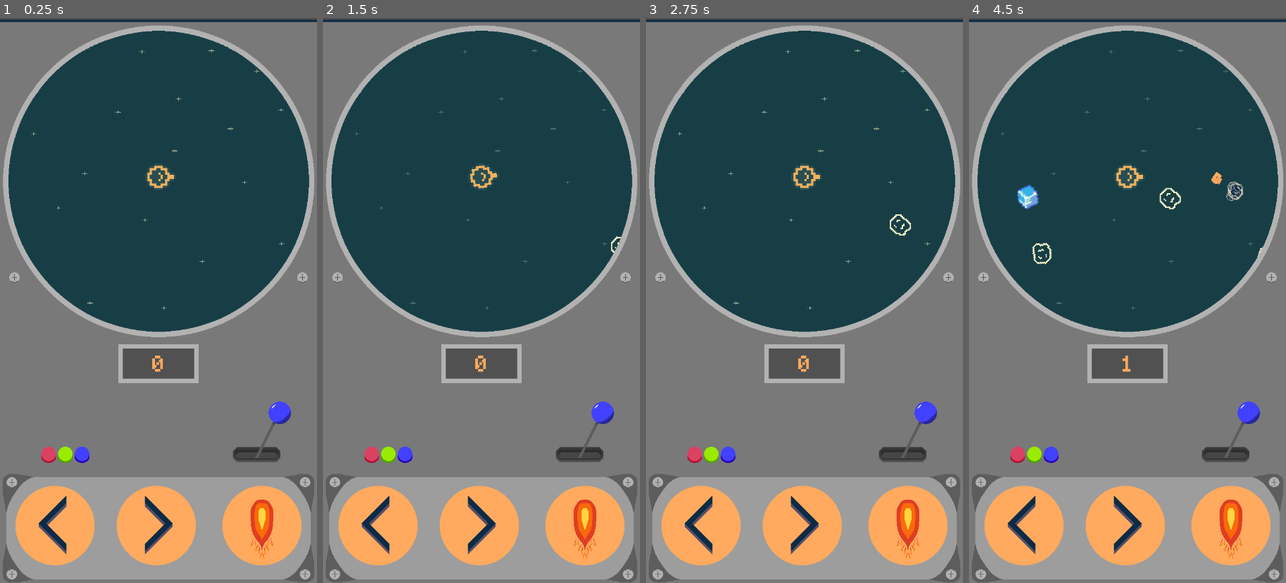
Above: before the commit, frames 1-4 (left to right).
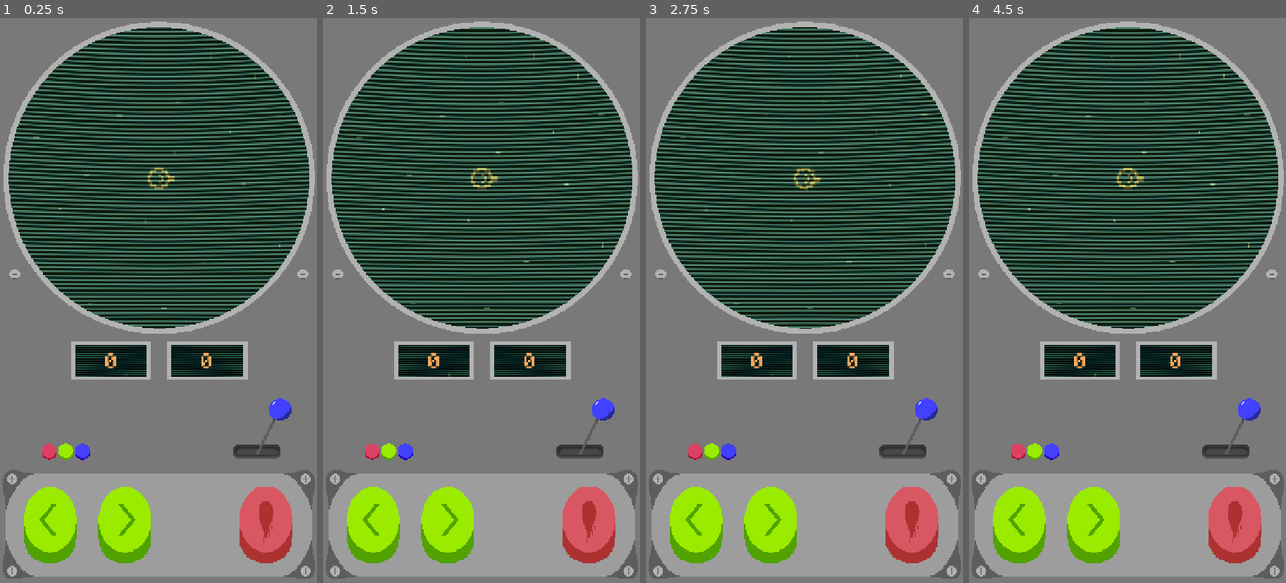
Above: after the commit, the same moments.

Repository: SickShortStick/MiniGames
Game: Godot game, scene res://Scenes/space_scene.tscn
Same seed, same stepped clock (60 frames per second), same inputs: the game is played once before the commit and once after it.
Inputs (mouse positions are in pixels of both pictures, inside the frame that each line leads up to; where the layout moved, square brackets give the same spot in the first picture):
- Up to frame 1 (0.25 s): no input
- Up to frame 2 (1.5 s): click (373, 526) [376, 526] at 0.5 s; click (481, 176) at 1.27 s
- Up to frame 3 (2.75 s): click (769, 526) [801, 526] at 2 s
- Up to frame 4 (4.5 s): click (1235, 526) [1232, 526] at 2.75 s; click (1127, 176) at 3.52 s; click (1127, 176) at 4.27 s

The runs differ from the first frame. In frame 1, 52% of the frame differs, in the area x 0-100%, y 0-100%; in frame 2, 52%; in frame 3, 52%; in frame 4, 52%.

Commit message:
Added effects
new features:
-new button pressed textures
-crt effect for the radar
-retry button
-fixed scaling to the screen/resolution

Diff:
--- /dev/null
+++ b/Scenes/ice_debree.tscn
@@ -0,0 +1,31 @@
+[gd_scene load_steps=4 format=3 uid="uid://3cnf1pdsbqal"]
+
+[ext_resource type="Texture2D" uid="uid://bopc5y6i0uejy" path="res://Assets/Sprites/ice.svg" id="1_d476b"]
+
+[sub_resource type="Curve" id="Curve_s7ykv"]
+_data = [Vector2(0, 1), 0.0, 0.0, 0, 0, Vector2(0.731544, 0.697935), -1.20391, -1.20391, 0, 0, Vector2(1, 0), 0.0, 0.0, 0, 0]
+point_count = 3
+
+[sub_resource type="Gradient" id="Gradient_t1olq"]
+offsets = PackedFloat32Array(0.0163934, 1)
+colors = PackedColorArray(1, 1, 1, 0.682353, 1, 1, 1, 0)
+
+[node name="IceDebree" type="CPUParticles2D"]
+emitting = false
+amount = 12
+texture = ExtResource("1_d476b")
+lifetime = 1.5
+one_shot = true
+explosiveness = 1.0
+randomness = 0.3
+lifetime_randomness = 0.6
+direction = Vector2(0, 0)
+gravity = Vector2(0, 0)
+initial_velocity_min = 50.0
+initial_velocity_max = 180.0
+angle_min = -90.0
+angle_max = 90.0
+scale_amount_min = 0.1
+scale_amount_max = 0.8
+scale_amount_curve = SubResource("Curve_s7ykv")
+color_ramp = SubResource("Gradient_t1olq")
--- a/Scenes/space_scene.tscn
+++ b/Scenes/space_scene.tscn
@@ -6,15 +6,99 @@
 [ext_resource type="Script" uid="uid://dlwdfwtg6e5r6" path="res://Scripts/power_up_spawner.gd" id="4_dxw6d"]
 [ext_resource type="Theme" uid="uid://ojnu4qmpjlkl" path="res://Themes/UI.tres" id="4_vqv81"]
 [ext_resource type="Texture2D" uid="uid://cryn0qcm3ubvn" path="res://Assets/Sprites/BackGround-Sheet.png" id="5_dxw6d"]
-[ext_resource type="Texture2D" uid="uid://cilb0pxekwcni" path="res://Assets/Sprites/Button.svg" id="6_jq4nj"]
+[ext_resource type="Texture2D" uid="uid://bmnyc1h8hv5aa" path="res://Assets/Sprites/RotateButton.png" id="8_1p8fg"]
+[ext_resource type="Texture2D" uid="uid://dm488ah37te80" path="res://Assets/Sprites/ScoreDisplay.png" id="8_2anaj"]
+[ext_resource type="Texture2D" uid="uid://bk15p31qjjjvf" path="res://Assets/Sprites/Radar.png" id="8_7ncqj"]
 [ext_resource type="Texture2D" uid="uid://c6xbv1kl7nbxl" path="res://Assets/Sprites/ShootButton.png" id="8_124nk"]
 [ext_resource type="Texture2D" uid="uid://tyf5t3qnymt2" path="res://Assets/Sprites/ForeGround.png" id="9_hu4ar"]
+[ext_resource type="Shader" uid="uid://ddrqy6juohfnx" path="res://ScreenEffect/crt_effect.gdshader" id="10_1p8fg"]
+[ext_resource type="Texture2D" uid="uid://mvuuy7uldv60" path="res://Assets/Sprites/RetryButton.png" id="10_6es0x"]
 
 [sub_resource type="Curve2D" id="Curve2D_mvba5"]
 _data = {
 "points": PackedVector2Array(0, 0, 0, 0, 0, 0, 0, 0, 0, 0, 0, 720, 0, 0, 0, 0, 720, 720, 0, 0, 0, 0, 720, 0, 0, 0, 0, 0, 0, 0)
 }
 point_count = 5
+
+[sub_resource type="ShaderMaterial" id="ShaderMaterial_1p8fg"]
+shader = ExtResource("10_1p8fg")
+shader_parameter/resolution = Vector2(640, 480)
+shader_parameter/curvature = 0.08
+shader_parameter/vignette_strength = 0.3
+shader_parameter/scan_intensity = 0.3
+shader_parameter/scan_speed = 2.0
+shader_parameter/tint_color = Vector3(0, 1, 0.2)
+shader_parameter/tint_alpha = 0.5
+
+[sub_resource type="QuadMesh" id="QuadMesh_1p8fg"]
+size = Vector2(720, 720)
+center_offset = Vector3(360, 360, 0)
+
+[sub_resource type="ShaderMaterial" id="ShaderMaterial_2anaj"]
+shader = ExtResource("10_1p8fg")
+shader_parameter/resolution = Vector2(720, 720)
+shader_parameter/curvature = 0.045
+shader_parameter/vignette_strength = 0.25
+shader_parameter/scan_intensity = 0.5
+shader_parameter/scan_speed = 2.0
+shader_parameter/tint_color = Vector3(0, 1, 0.2)
+shader_parameter/tint_alpha = 0.2
+
+[sub_resource type="Shader" id="Shader_1p8fg"]
+code = "shader_type canvas_item;
+
+uniform sampler2D SCREEN_TEXTURE : hint_screen_texture;
+uniform vec2 resolution = vec2(162.0, 70.0);
+
+// Curvature & vignette
+uniform float curvature : hint_range(0.0, 0.2) = 0.01;
+uniform float vignette_strength : hint_range(0.0, 1.0) = 0.0;
+
+// Scanlines
+uniform float scan_intensity : hint_range(0.0, 1.0) = 0.0;
+
+// Green tint
+uniform vec3 tint_color = vec3(0.0, 1.0, 0.2);
+// NEW: tint transparency factor (0 = no tint, 1 = full tint)
+uniform float tint_alpha : hint_range(0.0, 1.0) = 0.2;
+
+void fragment() {
+    vec2 uv = SCREEN_UV;
+    vec2 ctr = vec2(0.5);
+    vec2 off = uv - ctr;
+    float dist = length(off);
+    uv += off * dist * curvature;
+
+    vec3 col = texture(SCREEN_TEXTURE, uv).rgb;
+
+    // scanlines
+    float scan = sin(uv.y * resolution.y * PI) * scan_intensity;
+    col -= scan;
+
+    // vignette
+    float vig = smoothstep(0.8, 0.5, dist) * vignette_strength;
+    col *= (1.0 - vig);
+
+    // green tint: blend original and tinted versions based on tint_alpha
+    vec3 tinted = col * tint_color;
+    col = mix(col, tinted, tint_alpha);
+
+    COLOR = vec4(col, 1.0);
+}
+"
+
+[sub_resource type="ShaderMaterial" id="ShaderMaterial_6es0x"]
+shader = SubResource("Shader_1p8fg")
+shader_parameter/resolution = Vector2(640, 480)
+shader_parameter/curvature = 0.08
+shader_parameter/vignette_strength = 0.3
+shader_parameter/scan_intensity = 0.3
+shader_parameter/tint_color = Vector3(0, 1, 0.2)
+shader_parameter/tint_alpha = 0.5
+
+[sub_resource type="QuadMesh" id="QuadMesh_2anaj"]
+size = Vector2(162, 70)
+center_offset = Vector3(360, 360, 0)
 
 [sub_resource type="AtlasTexture" id="AtlasTexture_124nk"]
 atlas = ExtResource("5_dxw6d")
@@ -85,84 +169,177 @@
 rotation = 1.5708
 
 [node name="GUI" type="CanvasLayer" parent="."]
+follow_viewport_enabled = true
+
+[node name="CRTTesting" type="MeshInstance2D" parent="GUI"]
+visible = false
+material = SubResource("ShaderMaterial_1p8fg")
+position = Vector2(949, -223)
+mesh = SubResource("QuadMesh_1p8fg")
+
+[node name="CRT" type="ColorRect" parent="GUI"]
+material = SubResource("ShaderMaterial_2anaj")
+offset_right = 720.0
+offset_bottom = 720.0
+mouse_filter = 1
+
+[node name="ForeGround" type="Sprite2D" parent="GUI"]
+position = Vector2(360, 641)
+texture = ExtResource("9_hu4ar")
 
 [node name="Control" type="Control" parent="GUI"]
 layout_mode = 3
-anchors_preset = 15
-anchor_right = 1.0
-anchor_bottom = 1.0
+anchor_left = 0.514
+anchor_top = 0.502
+anchor_right = 0.514
+anchor_bottom = 0.502
+offset_left = -370.08
+offset_top = -642.56
+offset_right = 349.92
+offset_bottom = 642.44
 grow_horizontal = 2
 grow_vertical = 2
 size_flags_vertical = 3
 mouse_filter = 2
 theme = ExtResource("4_vqv81")
 
-[node name="ScoreLabel" type="Label" parent="GUI/Control"]
-layout_mode = 1
-anchors_preset = 5
-anchor_left = 0.5
-anchor_right = 0.5
-offset_left = -20.0
-offset_top = 756.0
-offset_right = 20.0
-offset_bottom = 823.0
-grow_horizontal = 2
+[node name="OuterCircle" type="Sprite2D" parent="GUI/Control"]
+self_modulate = Color(1, 1, 1, 0)
+position = Vector2(360, 360)
+texture = ExtResource("8_7ncqj")
+
+[node name="InnerCircle" type="Sprite2D" parent="GUI/Control/OuterCircle"]
+self_modulate = Color(0, 0.152941, 0, 0.988235)
+clip_children = 2
+scale = Vector2(1e-05, 1e-05)
+texture = ExtResource("8_7ncqj")
+
+[node name="RetryButtonTexture" type="TextureRect" parent="GUI/Control/OuterCircle/InnerCircle"]
+anchors_preset = 15
+anchor_right = 1.0
+anchor_bottom = 1.0
+offset_left = -60.0
+offset_top = -70.0
+offset_right = -623.0
+offset_bottom = -613.0
+grow_horizontal = 2
+grow_vertical = 2
+pivot_offset = Vector2(60, 70)
+texture = ExtResource("10_6es0x")
+
+[node name="RetryButton" type="Button" parent="GUI/Control/OuterCircle/InnerCircle/RetryButtonTexture"]
+self_modulate = Color(1, 1, 1, 0)
+layout_mode = 1
+anchors_preset = 15
+anchor_right = 1.0
+anchor_bottom = 1.0
+grow_horizontal = 2
+grow_vertical = 2
+
+[node name="HighScoreTextureRect" type="TextureRect" parent="GUI/Control"]
+offset_left = 379.0
+offset_top = 732.0
+offset_right = 561.0
+offset_bottom = 820.0
+texture = ExtResource("8_2anaj")
+
+[node name="HighScoreLabel" type="Label" parent="GUI/Control/HighScoreTextureRect"]
+z_index = 1
+layout_mode = 1
+anchors_preset = 15
+anchor_right = 1.0
+anchor_bottom = 1.0
+offset_left = 9.0
+offset_top = 10.0
+offset_right = -10.0
+offset_bottom = 5.0
+grow_horizontal = 2
+grow_vertical = 2
 text = "0"
 horizontal_alignment = 1
 vertical_alignment = 1
 
+[node name="ScoreCRT" type="MeshInstance2D" parent="GUI/Control/HighScoreTextureRect/HighScoreLabel"]
+z_index = -1
+material = SubResource("ShaderMaterial_6es0x")
+position = Vector2(-278, -326)
+mesh = SubResource("QuadMesh_2anaj")
+
+[node name="ScoreTextureRect" type="TextureRect" parent="GUI/Control"]
+layout_mode = 0
+offset_left = 161.0
+offset_top = 732.0
+offset_right = 343.0
+offset_bottom = 820.0
+texture = ExtResource("8_2anaj")
+
+[node name="ScoreLabel" type="Label" parent="GUI/Control/ScoreTextureRect"]
+z_index = 1
+layout_mode = 1
+anchors_preset = 15
+anchor_right = 1.0
+anchor_bottom = 1.0
+offset_left = 9.0
+offset_top = 10.0
+offset_right = -10.0
+offset_bottom = 5.0
+grow_horizontal = 2
+grow_vertical = 2
+text = "0"
+horizontal_alignment = 1
+vertical_alignment = 1
+
+[node name="ScoreCRT" type="MeshInstance2D" parent="GUI/Control/ScoreTextureRect/ScoreLabel"]
+z_index = -1
+material = SubResource("ShaderMaterial_6es0x")
+position = Vector2(-278, -326)
+mesh = SubResource("QuadMesh_2anaj")
+
 [node name="MarginContainer" type="MarginContainer" parent="GUI/Control"]
 layout_mode = 1
-anchors_preset = 7
-anchor_left = 0.5
-anchor_top = 1.0
-anchor_right = 0.5
-anchor_bottom = 1.0
-offset_left = -365.0
-offset_top = -220.0
-offset_right = 365.0
-offset_bottom = -20.0
-grow_horizontal = 2
-grow_vertical = 0
+offset_left = 13.0
+offset_top = 1032.0
+offset_right = 708.0
+offset_bottom = 1265.0
 
 [node name="BtnGroup" type="HBoxContainer" parent="GUI/Control/MarginContainer"]
 layout_mode = 2
-theme_override_constants/separation = 60
+theme_override_constants/separation = 200
 
 [node name="HBoxContainer" type="HBoxContainer" parent="GUI/Control/MarginContainer/BtnGroup"]
 layout_mode = 2
 theme_override_constants/separation = 50
 
-[node name="TextureRect" type="TextureRect" parent="GUI/Control/MarginContainer/BtnGroup/HBoxContainer"]
-layout_mode = 2
-texture = ExtResource("6_jq4nj")
-
-[node name="LeftBtn" type="Button" parent="GUI/Control/MarginContainer/BtnGroup/HBoxContainer/TextureRect"]
-layout_mode = 1
-anchors_preset = 15
-anchor_right = 1.0
-anchor_bottom = 1.0
-grow_horizontal = 2
-grow_vertical = 2
-
-[node name="TextureRect2" type="TextureRect" parent="GUI/Control/MarginContainer/BtnGroup/HBoxContainer"]
-layout_mode = 2
-texture = ExtResource("6_jq4nj")
+[node name="LeftButtonTexture" type="TextureRect" parent="GUI/Control/MarginContainer/BtnGroup/HBoxContainer"]
+layout_mode = 2
+texture = ExtResource("8_1p8fg")
+
+[node name="LeftBtn" type="Button" parent="GUI/Control/MarginContainer/BtnGroup/HBoxContainer/LeftButtonTexture"]
+layout_mode = 1
+anchors_preset = 15
+anchor_right = 1.0
+anchor_bottom = 1.0
+grow_horizontal = 2
+grow_vertical = 2
+
+[node name="RightButtonTexture" type="TextureRect" parent="GUI/Control/MarginContainer/BtnGroup/HBoxContainer"]
+layout_mode = 2
+texture = ExtResource("8_1p8fg")
 flip_h = true
 
-[node name="RightBtn" type="Button" parent="GUI/Control/MarginContainer/BtnGroup/HBoxContainer/TextureRect2"]
-layout_mode = 1
-anchors_preset = 15
-anchor_right = 1.0
-anchor_bottom = 1.0
-grow_horizontal = 2
-grow_vertical = 2
-
-[node name="TextureRect3" type="TextureRect" parent="GUI/Control/MarginContainer/BtnGroup"]
+[node name="RightBtn" type="Button" parent="GUI/Control/MarginContainer/BtnGroup/HBoxContainer/RightButtonTexture"]
+layout_mode = 1
+anchors_preset = 15
+anchor_right = 1.0
+anchor_bottom = 1.0
+grow_horizontal = 2
+grow_vertical = 2
+
+[node name="ShootButtonTexture" type="TextureRect" parent="GUI/Control/MarginContainer/BtnGroup"]
 layout_mode = 2
 texture = ExtResource("8_124nk")
 
-[node name="ShootButton" type="Button" parent="GUI/Control/MarginContainer/BtnGroup/TextureRect3"]
+[node name="ShootButton" type="Button" parent="GUI/Control/MarginContainer/BtnGroup/ShootButtonTexture"]
 layout_mode = 1
 anchors_preset = 15
 anchor_right = 1.0
@@ -178,17 +355,15 @@
 sprite_frames = SubResource("SpriteFrames_2anaj")
 autoplay = "default"
 
-[node name="ForeGround" type="Sprite2D" parent="."]
-position = Vector2(360, 649.5)
-texture = ExtResource("9_hu4ar")
-
 [node name="Camera2D" type="Camera2D" parent="."]
 position = Vector2(360, 640)
 
 [connection signal="timeout" from="AsteroidSpawner/SpawnerTimer" to="AsteroidSpawner" method="_on_spawner_timer_timeout"]
 [connection signal="timeout" from="PowerUpSpawner/PowerUpTimer" to="PowerUpSpawner" method="_on_power_up_timer_timeout"]
-[connection signal="button_down" from="GUI/Control/MarginContainer/BtnGroup/HBoxContainer/TextureRect/LeftBtn" to="Player" method="_on_left_btn_button_down"]
-[connection signal="button_up" from="GUI/Control/MarginContainer/BtnGroup/HBoxContainer/TextureRect/LeftBtn" to="Player" method="_on_left_btn_button_up"]
-[connection signal="button_down" from="GUI/Control/MarginContainer/BtnGroup/HBoxContainer/TextureRect2/RightBtn" to="Player" method="_on_right_btn_button_down"]
-[connection signal="button_up" from="GUI/Control/MarginContainer/BtnGroup/HBoxContainer/TextureRect2/RightBtn" to="Player" method="_on_right_btn_button_up"]
-[connection signal="pressed" from="GUI/Control/MarginContainer/BtnGroup/TextureRect3/ShootButton" to="Player" method="_on_shoot_button_pressed"]
+[connection signal="pressed" from="GUI/Control/OuterCircle/InnerCircle/RetryButtonTexture/RetryButton" to="." method="_on_retry_button_pressed"]
+[connection signal="button_down" from="GUI/Control/MarginContainer/BtnGroup/HBoxContainer/LeftButtonTexture/LeftBtn" to="Player" method="_on_left_btn_button_down"]
+[connection signal="button_up" from="GUI/Control/MarginContainer/BtnGroup/HBoxContainer/LeftButtonTexture/LeftBtn" to="Player" method="_on_left_btn_button_up"]
+[connection signal="button_down" from="GUI/Control/MarginContainer/BtnGroup/HBoxContainer/RightButtonTexture/RightBtn" to="Player" method="_on_right_btn_button_down"]
+[connection signal="button_up" from="GUI/Control/MarginContainer/BtnGroup/HBoxContainer/RightButtonTexture/RightBtn" to="Player" method="_on_right_btn_button_up"]
+[connection signal="button_up" from="GUI/Control/MarginContainer/BtnGroup/ShootButtonTexture/ShootButton" to="Player" method="_on_shoot_button_button_up"]
+[connection signal="pressed" from="GUI/Control/MarginContainer/BtnGroup/ShootButtonTexture/ShootButton" to="Player" method="_on_shoot_button_pressed"]
--- /dev/null
+++ b/ScreenEffect/crt_effect.gdshader
@@ -0,0 +1,41 @@
+shader_type canvas_item;
+
+uniform sampler2D SCREEN_TEXTURE : hint_screen_texture;
+uniform vec2 resolution = vec2(720.0, 720.0);
+
+// Curvature & vignette
+uniform float curvature : hint_range(0.0, 0.2) = 0.04;
+uniform float vignette_strength : hint_range(0.0, 1.0) = 0.2;
+
+// Scanlines
+uniform float scan_intensity : hint_range(0.0, 1.0) = 0.1;
+// NEW: scanline speed (how fast lines move)
+uniform float scan_speed : hint_range(0.0, 20.0) = 2.0;
+
+// Green tint
+uniform vec3 tint_color = vec3(0.0, 0.5, 0.2);
+uniform float tint_alpha : hint_range(0.0, 1.0) = 0.2;
+
+void fragment() {
+    vec2 uv = SCREEN_UV;
+    vec2 ctr = vec2(0.5);
+    vec2 off = uv - ctr;
+    float dist = length(off);
+    uv += off * dist * curvature;
+
+    vec3 col = texture(SCREEN_TEXTURE, uv).rgb;
+
+    // Moving scanlines: animate with TIME
+    float scan = sin((uv.y * resolution.y + TIME * scan_speed) * PI) * scan_intensity;
+    col -= scan;
+
+    // Vignette
+    float vig = smoothstep(0.8, 0.5, dist) * vignette_strength;
+    col *= (1.0 - vig);
+
+    // Green tint blending
+    vec3 tinted = col * tint_color;
+    col = mix(col, tinted, tint_alpha);
+
+    COLOR = vec4(col, 1.0);
+}
--- /dev/null
+++ b/ScreenEffect/game_over_crt_effect.gdshader
@@ -0,0 +1,44 @@
+shader_type canvas_item;
+
+uniform sampler2D SCREEN_TEXTURE : hint_screen_texture;
+uniform vec2 resolution = vec2(720.0, 720.0);
+
+// Curvature
+uniform float curvature : hint_range(0.0, 0.2) = 0.08;
+// Vignette
+uniform float vignette_strength : hint_range(0.0, 1.0) = 0.5;
+// Scanlines
+uniform float scan_intensity : hint_range(0.0, 1.0) = 0.3;
+// Blackout
+uniform float blackout_alpha : hint_range(0.0, 1.0) = 1.0;
+
+void fragment() {
+    vec2 uv = SCREEN_UV;
+    vec2 ctr = vec2(0.5);
+    vec2 off = uv - ctr;
+    float dist = length(off);
+
+    // Curvature warp
+    uv += off * dist * curvature;
+
+    // Only sample if inside screen bounds post-curvature
+    bool on_screen = uv.x >= 0.0 && uv.x <= 1.0 && uv.y >= 0.0 && uv.y <= 1.0;
+
+    vec3 col = vec3(0.0);
+    if (on_screen) {
+        col = texture(SCREEN_TEXTURE, uv).rgb;
+
+        // Scanlines
+        float scan = sin(uv.y * resolution.y * PI) * scan_intensity;
+        col -= scan;
+
+        // Vignette
+        float vig = smoothstep(0.8, 0.0, dist);
+        col *= mix(1.0, vig, vignette_strength);
+    }
+
+    // Blend toward black based on blackout_alpha
+    col = mix(col, vec3(0.0), blackout_alpha);
+
+    COLOR = vec4(col, 1.0);
+}
--- a/Scripts/bullet.gd
+++ b/Scripts/bullet.gd
@@ -14,6 +14,7 @@
 		get_parent().spawn_debree(asteroid_position, position, position.direction_to(asteroid_position))
 	elif movement and movement.get_collider():
 		movement.get_collider().queue_free()
+		get_parent().spawn_ice_debree(movement.get_collider().position, position.direction_to(movement.get_collider().position))
 		for asteroid in get_tree().get_nodes_in_group("Asteroids"):
 			asteroid.freeze()
 		await get_tree().create_timer(2.0).timeout
--- a/Scripts/player.gd
+++ b/Scripts/player.gd
@@ -6,7 +6,14 @@
 @export var BULLET_SCENE : PackedScene
 @onready var bullet_position: Node2D = $BulletPosition
 @onready var animated_sprite_2d: AnimatedSprite2D = $AnimatedSprite2D
+const PRESSED_ROTATE_BUTTON = preload("res://Assets/Sprites/PressedRotateButton.png")
+const ROTATE_BUTTON = preload("res://Assets/Sprites/RotateButton.png")
+const SHOOT_BUTTON_PRESSED = preload("res://Assets/Sprites/ShootButtonPressed.png")
+const SHOOT_BUTTON = preload("res://Assets/Sprites/ShootButton.png")
 
+@onready var left_button_texture: TextureRect = $"../GUI/Control/MarginContainer/BtnGroup/HBoxContainer/LeftButtonTexture"
+@onready var right_button_texture: TextureRect = $"../GUI/Control/MarginContainer/BtnGroup/HBoxContainer/RightButtonTexture"
+@onready var shoot_button_texture: TextureRect = $"../GUI/Control/MarginContainer/BtnGroup/ShootButtonTexture"
 
 var health = 3
 var rotation_direction = 0
@@ -29,28 +36,31 @@
 	animated_sprite_2d.frame += 1
 
 
-func lose():
-	Engine.time_scale = 0
-
-
 func _on_right_btn_button_up() -> void:
 	rotation_direction = 0
+	right_button_texture.texture = ROTATE_BUTTON
 
 
 func _on_left_btn_button_up() -> void:
 	rotation_direction = 0
+	left_button_texture.texture = ROTATE_BUTTON
 
 
 func _on_left_btn_button_down() -> void:
 	rotation_direction = -1
+	left_button_texture.texture = PRESSED_ROTATE_BUTTON
 
 
 func _on_right_btn_button_down() -> void:
 	rotation_direction = 1
+	right_button_texture.texture = PRESSED_ROTATE_BUTTON
 
 
 func _on_shoot_button_pressed() -> void:
+	shoot_button_texture.texture = SHOOT_BUTTON_PRESSED
 	shoot()
+	await get_tree().create_timer(0.2).timeout
+	shoot_button_texture.texture = SHOOT_BUTTON
 
 
 func _on_body_entered(body: Node2D) -> void:
@@ -58,4 +68,8 @@
 		body.queue_free()
 		take_damage()
 		if health == 0:
-			lose()
+			get_parent().lose()
+
+
+func _on_shoot_button_button_up() -> void:
+	print('ummmm')
--- a/Scripts/space_scene.gd
+++ b/Scripts/space_scene.gd
@@ -2,20 +2,34 @@
 
 
 var score = 0
-@onready var score_label: Label = $GUI/Control/ScoreLabel
+@onready var score_label: Label = $GUI/Control/ScoreTextureRect/ScoreLabel
+
 const DEBREE = preload("res://Scenes/debree.tscn")
 const BULLET_DEBREE = preload("res://Scenes/bullet_debree.tscn")
+const ICE_DEBREE = preload("res://Scenes/ice_debree.tscn")
 
 @onready var cam = $Camera2D
 @onready var screen_size = get_viewport().size
 @onready var top_edge = cam.global_position.y - screen_size.y * 0.5 * cam.zoom.y
 @onready var left_edge = cam.global_position.x - screen_size.x * 0.5 * cam.zoom.x
+@onready var inner_circle: Sprite2D = $GUI/Control/OuterCircle/InnerCircle
+@onready var retry_button_texture: TextureRect = $GUI/Control/OuterCircle/InnerCircle/RetryButtonTexture
 
+const CRT_EFFECT = preload("res://ScreenEffect/crt_effect.gdshader")
+const GAME_OVER_CRT_EFFECT = preload("res://ScreenEffect/game_over_crt_effect.gdshader")
 
+@onready var crt: ColorRect = $GUI/CRT
 
 func scored():
 	score += 1
 	score_label.set_text(str(score))
+
+
+func lose():
+	crt.material.shader = GAME_OVER_CRT_EFFECT
+	var inner_tween = get_tree().create_tween()
+	inner_tween.tween_property(inner_circle, "scale", Vector2(1, 1), 1)
+	retry_button_texture.show()
 
 
 func spawn_debree(asteroid_debree_spawn_position: Vector2, bullet_debree_spawn_position: Vector2, direction: Vector2):
@@ -32,3 +46,18 @@
 	await debree.finished and bullet_debree.finished
 	debree.queue_free()
 	bullet_debree.queue_free()
+
+func spawn_ice_debree(ice_debree_spawn_position: Vector2, direction: Vector2):
+	var ice_debree : CPUParticles2D = ICE_DEBREE.instantiate()
+	ice_debree.emitting = true
+	ice_debree.direction = direction
+	ice_debree.position = ice_debree_spawn_position
+	add_child(ice_debree)
+	await ice_debree.finished
+	ice_debree.queue_free()
+
+
+func _on_retry_button_pressed() -> void:
+	print('Works?')
+	get_tree().reload_current_scene()
+	crt.material.shader = CRT_EFFECT
--- a/Themes/UI.tres
+++ b/Themes/UI.tres
@@ -18,7 +18,7 @@
 Label/colors/font_color = Color(1, 0.666667, 0.364706, 1)
 Label/font_sizes/font_size = 48
 Label/fonts/font = ExtResource("1_0whwl")
-MarginContainer/constants/margin_bottom = 20
+MarginContainer/constants/margin_bottom = 30
 MarginContainer/constants/margin_left = 40
 MarginContainer/constants/margin_right = 40
-MarginContainer/constants/margin_top = 0
+MarginContainer/constants/margin_top = 30
--- a/project.godot
+++ b/project.godot
@@ -19,8 +19,7 @@
 
 window/size/viewport_width=720
 window/size/viewport_height=1280
-window/stretch/mode="viewport"
-window/stretch/aspect="expand"
+window/stretch/mode="canvas_items"
 window/handheld/orientation=1
 
 [global_group]
Binary file changed: Assets/Sprites/ForeGround.png
Binary file added: Assets/Sprites/PressedRotateButton.png
Not shown, added: Assets/Sprites/PressedRotateButton.png.import
Binary file added: Assets/Sprites/Radar.png
Not shown, added: Assets/Sprites/Radar.png.import
Binary file added: Assets/Sprites/RetryButton.png
Not shown, added: Assets/Sprites/RetryButton.png.import
Binary file added: Assets/Sprites/RotateButton.png
Not shown, added: Assets/Sprites/RotateButton.png.import
Binary file added: Assets/Sprites/ScoreDisplay.png
Not shown, added: Assets/Sprites/ScoreDisplay.png.import
Binary file changed: Assets/Sprites/ShootButton.png
(and 7 more such lines)
